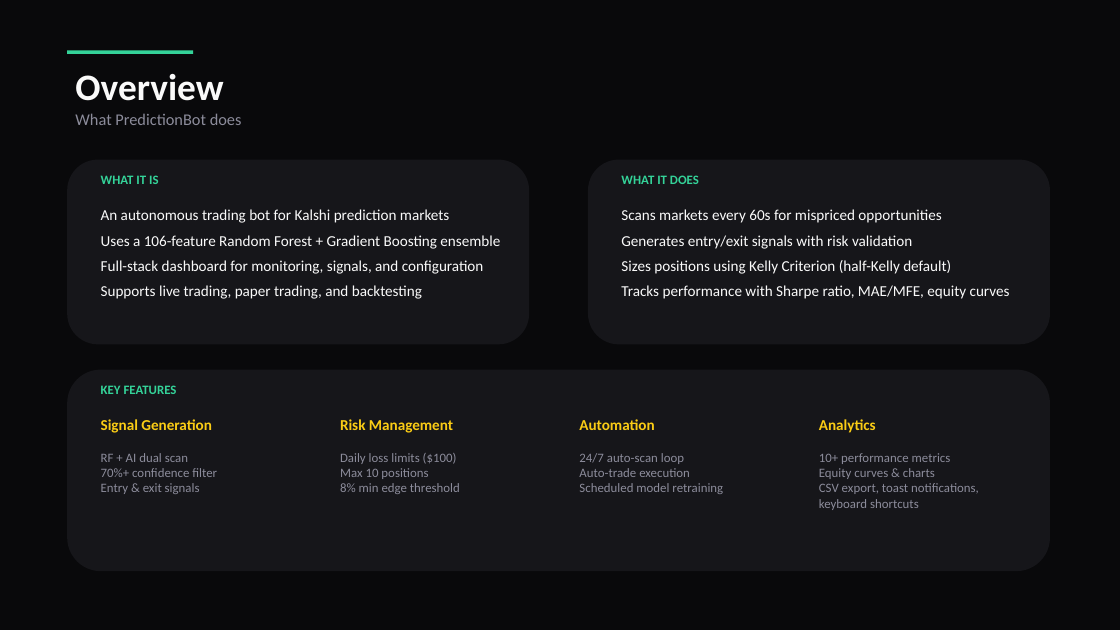
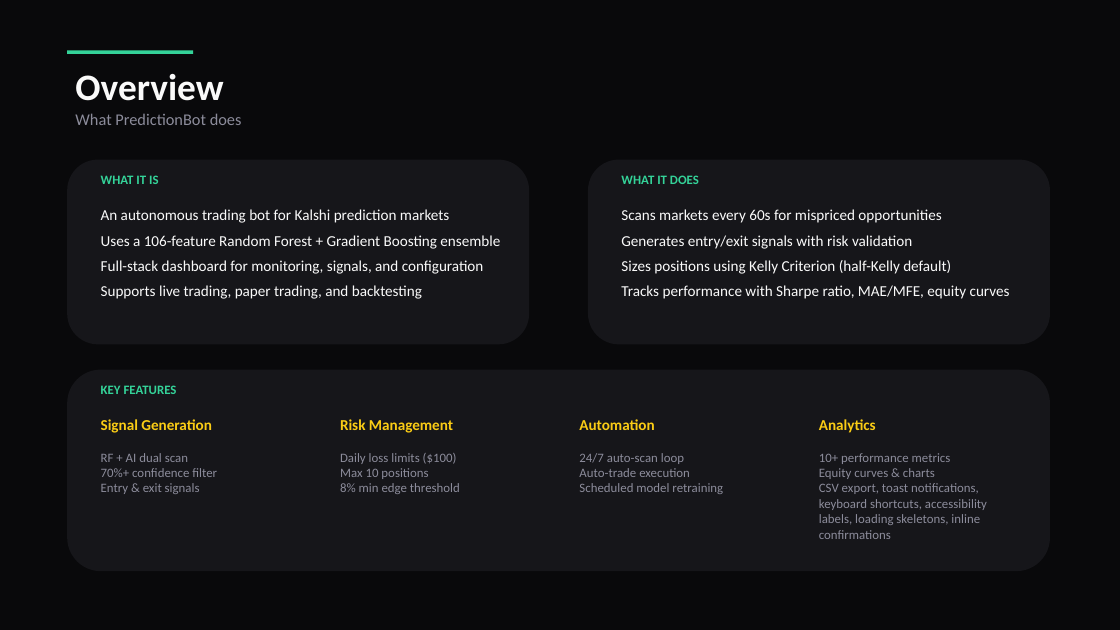
Before and after one commit to colelevy08/prediction-market-bot, a slide deck: slide 2 of PredictionBot_Presentation.pptx. Drawn at 1120x630 pixels with LibreOffice and Linux fonts; fonts in the diff are those of the drawing. Boxes give left, top, right and bottom in pixels: in the first picture for what was removed or moved away, otherwise in the second. Text is boxed around its words. In the diff, an @@ line names an element or a change of style, - is before the commit and + after.

```diff
--- a/PredictionBot_Presentation.pptx
+++ b/PredictionBot_Presentation.pptx
@@ text at [819,453,987,539]: text changed @@
-10+ performance metrics
-Equity curves & charts
-CSV export, toast notifications, keyboard shortcuts
+10+ performance metrics
+Equity curves & charts
+CSV export, toast notifications, keyboard shortcuts, accessibility labels, loading skeletons, inline confirmations
```
Also in this commit, not shown: 2 other slides changed, 16 other files.
